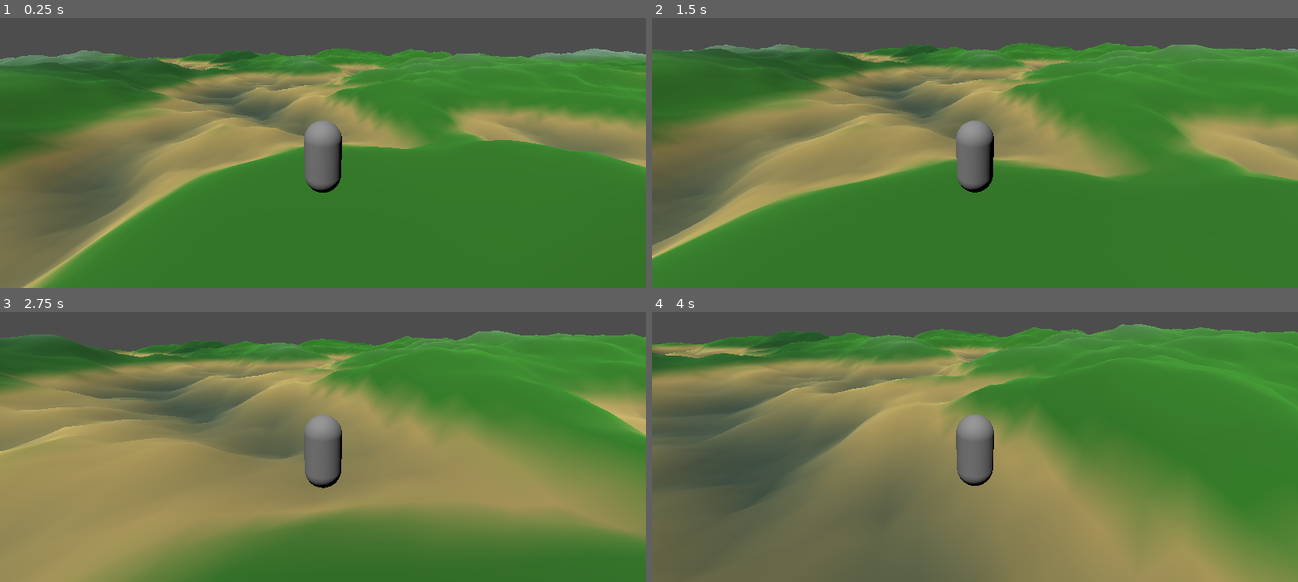
Above: before the commit, frames 1-4 (two rows, left to right).
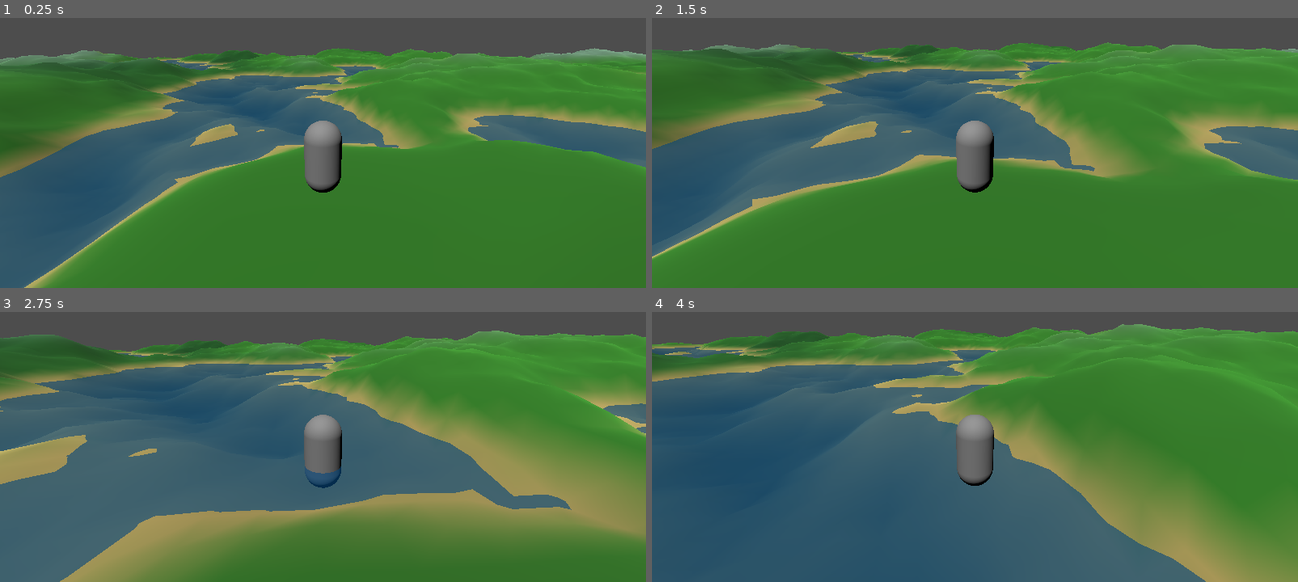
Above: after the commit, the same moments.

Repository: MajorDragonfly/voxelverse
Game: Godot game, scene res://main/main.tscn
The game is run twice, just before and just after one commit, with the same random seed, the same clock (stepped at 60 frames per second) and the same inputs.
Inputs (mouse positions are in pixels of both pictures, inside the frame that each line leads up to):
- Up to frame 1 (0.25 s): no input
- Up to frame 2 (1.5 s): move the mouse to (1007, 104) at 0.52 s; hold W (move_forward) from 0.53 s (still down); click (1007, 104) at 0.6 s; tap Space (jump) at 0.77 s; move the mouse to (942, 107) at 1.27 s; click (942, 107) at 1.35 s
- Up to frame 3 (2.75 s): keep holding W (move_forward); tap Space (jump) at 1.52 s; move the mouse to (335, 393) at 2.02 s; click (335, 393) at 2.1 s
- Up to frame 4 (4 s): keep holding W (move_forward); move the mouse to (968, 406) at 2.77 s; click (968, 406) at 2.85 s; tap Space (jump) at 3.02, 3.77 s; move the mouse to (1020, 403) at 3.52 s; click (1020, 403) at 3.6 s

The runs differ from the first frame. In frame 1, 20% of the frame differs, in the area x 0-100%, y 15-100%; in frame 2, 21%; in frame 3, 35%; in frame 4, 48%, in the area x 0-86%, y 12-100%.

Commit message:
Add visible ocean water surface

Diff:
--- a/world/resources/terrain/terrain_chunk.gd
+++ b/world/resources/terrain/terrain_chunk.gd
@@ -12,11 +12,13 @@
 
 @onready var terrain_mesh: MeshInstance3D = $TerrainMesh
 @onready var terrain_collision: CollisionShape3D = $TerrainCollision
+@onready var water_mesh: MeshInstance3D = $WaterMesh
 
 
 func _ready() -> void:
 	_position_chunk()
 	generate_terrain()
+	_create_water_surface()
 
 
 func get_chunk_width() -> float:
@@ -237,3 +239,41 @@
 	material.roughness = 1.0
 
 	terrain_mesh.material_override = material
+
+
+func _create_water_surface() -> void:
+	var plane_mesh := PlaneMesh.new()
+
+	plane_mesh.size = Vector2(
+		get_chunk_width(),
+		get_chunk_depth()
+	)
+
+	var water_material := StandardMaterial3D.new()
+
+	water_material.albedo_color = Color(
+		0.05,
+		0.30,
+		0.52,
+		0.62
+	)
+
+	water_material.transparency = (
+		BaseMaterial3D.TRANSPARENCY_ALPHA
+	)
+
+	water_material.roughness = 0.18
+	water_material.metallic = 0.0
+
+	water_mesh.mesh = plane_mesh
+	water_mesh.material_override = water_material
+
+	water_mesh.position = Vector3(
+		0.0,
+		WorldGenerator.get_sea_level() + 0.02,
+		0.0
+	)
+
+	water_mesh.cast_shadow = (
+		GeometryInstance3D.SHADOW_CASTING_SETTING_OFF
+	)
--- a/world/resources/terrain/terrain_chunk.tscn
+++ b/world/resources/terrain/terrain_chunk.tscn
@@ -8,3 +8,5 @@
 [node name="TerrainMesh" type="MeshInstance3D" parent="." unique_id=1378419624]
 
 [node name="TerrainCollision" type="CollisionShape3D" parent="." unique_id=907640669]
+
+[node name="WaterMesh" type="MeshInstance3D" parent="." unique_id=1735353595]
